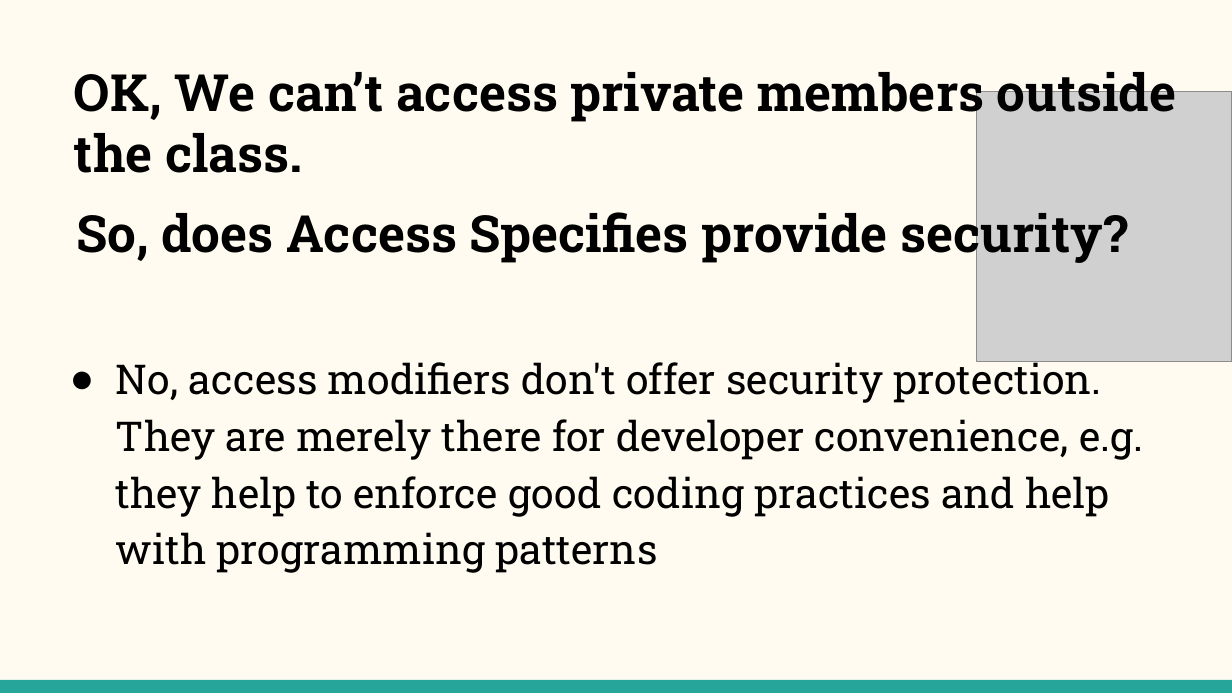
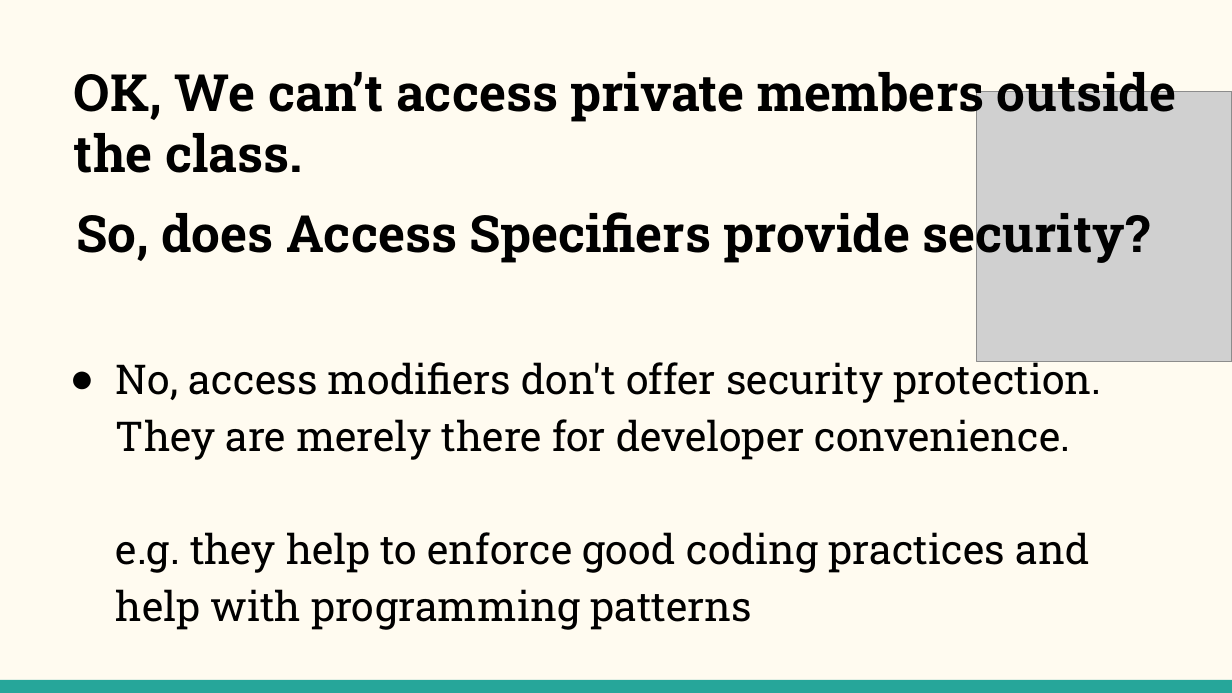
Before and after one commit to NehalPatel/Reflection, a slide deck: slide 7 of Reflection.pptx. Drawn at 1232x693 pixels with LibreOffice and Linux fonts; fonts in the diff are those of the drawing; grey boxes stand for pictures. Boxes give left, top, right and bottom in pixels: in the first picture for what was removed or moved away, otherwise in the second. Text is boxed around its words. In the diff, an @@ line names an element or a change of style, - is before the commit and + after.

Commit message:
Changes

```diff
--- a/Reflection.pptx
+++ b/Reflection.pptx
@@ text at bbox=[76, 204, 1150, 264]: text changed @@
-So, does Access Specifies provide security?
+So, does Access Specifiers provide security?
@@ text at bbox=[116, 357, 1102, 630]: text changed @@
-● No, access modifiers don't offer security protection. They are merely there for developer convenience, e.g. they help to enforce good coding practices and help with programming patterns
+● No, access modifiers don't offer security protection. They are merely there for developer convenience.
+e.g. they help to enforce good coding practices and help with programming patterns
```
Also in this commit, not shown: 1 other slide changed.
